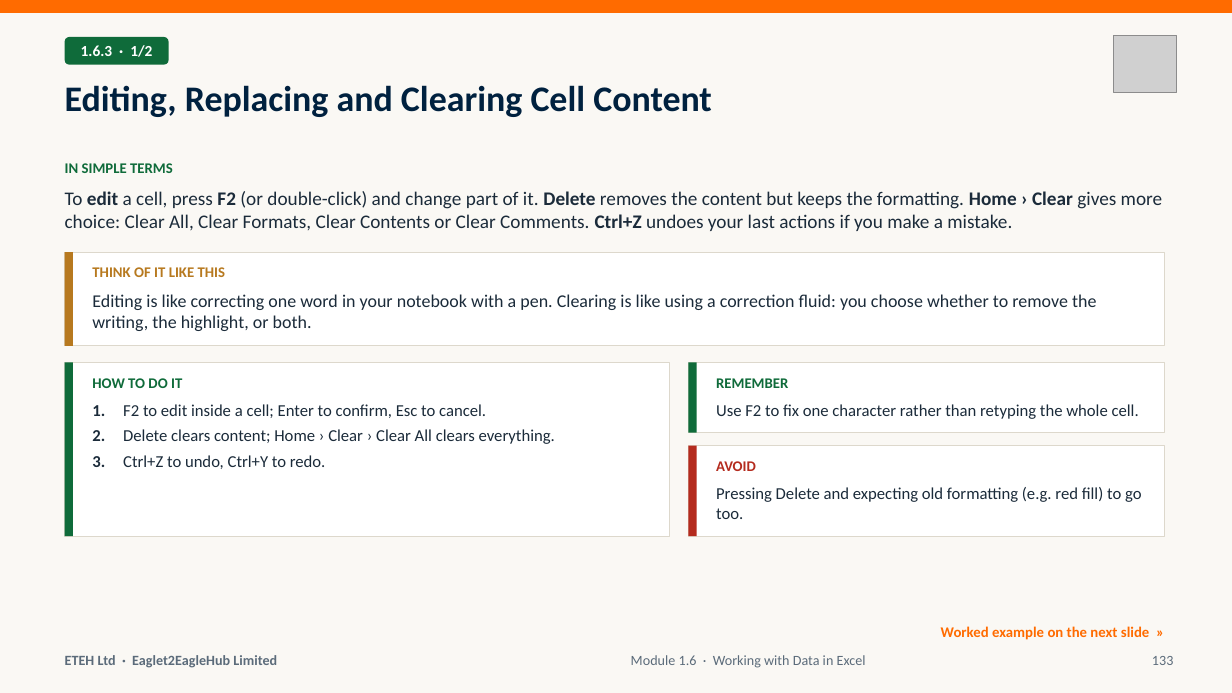
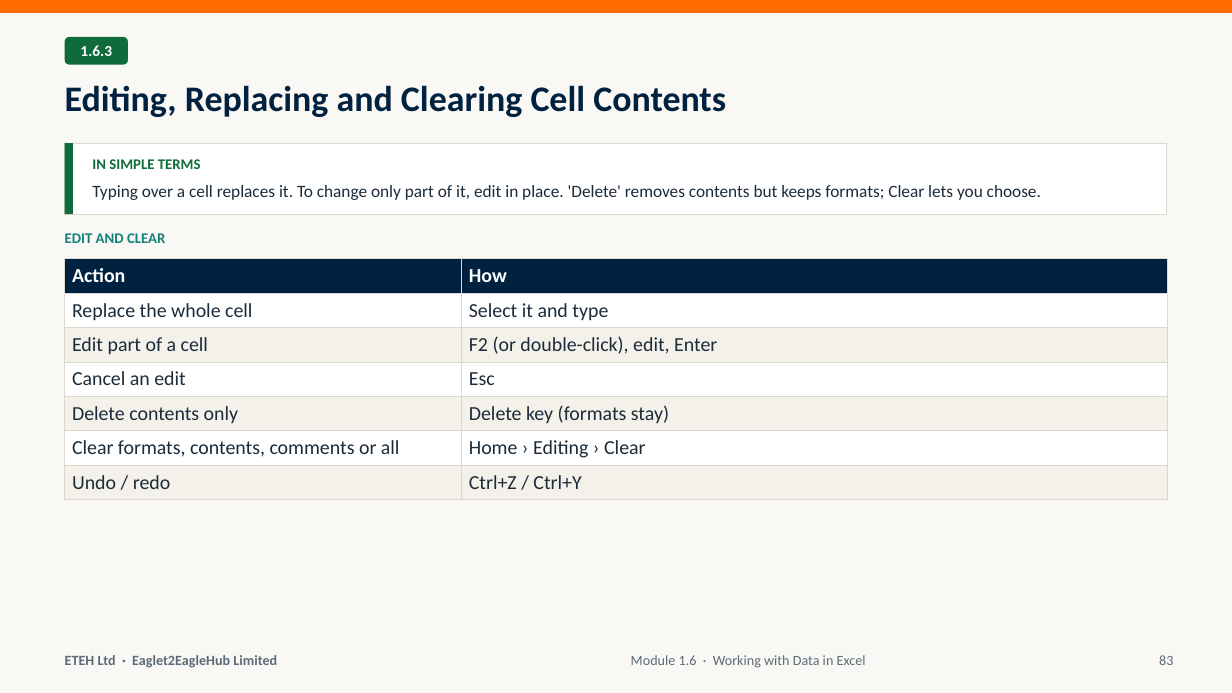
Before and after one commit to MaxiKen/ETEH, a slide deck: slide 83 of ETEH_Bootcamp_Pack/ETEH_Vol1_Week1_Foundations_Slides.pptx (slide 133 before the commit). Drawn at 1232x693 pixels with LibreOffice and Linux fonts; fonts in the diff are those of the drawing; grey boxes stand for pictures. Boxes give left, top, right and bottom in pixels: in the first picture for what was removed or moved away, otherwise in the second. Text is boxed around its words. In the diff, an @@ line names an element or a change of style, - is before the commit and + after.

Commit message:
Edition 3, Week 1: new deck (146 slides), self-contained examples workbook, assignment Function Guide
- Deck rebuilt from the ETEH template: one slide per topic, definition / in simple terms / analogy / example only where needed;
  example tables labelled by table name; workbook introduced once at the start of the week.
- Examples workbook rebuilt (02_sec_w1.py + w1x.py + v3/wb_a|b|c.py): all 111 mini-sections covered with steps,
  worked solutions (live formulas), ~220 exercises with live checks, and an answer key per module.
- Assignment: Function Guide sheet for XLOOKUP, AVERAGEIFS, MINIFS, COUNTIFS, EDATE, TEXT, SUMIFS date window, distinct count.
- Fix: tDirtySales has 335 text dates (116 + 106 + 113), not 113.
- README: Edition 3 section.

```diff
--- a/ETEH_Bootcamp_Pack/ETEH_Vol1_Week1_Foundations_Slides.pptx
+++ b/ETEH_Bootcamp_Pack/ETEH_Vol1_Week1_Foundations_Slides.pptx
@@ rounded rectangle: place and size @@
-rounded rectangle at (65, 37, 168, 65)
+rounded rectangle at (65, 37, 128, 65)
@@ text at (80, 45, 112, 56): text changed @@
-1.6.3 · 1/2
+1.6.3
@@ picture removed at (1114, 35, 1177, 92) @@
@@ title at (65, 85, 726, 117): text changed @@
-Editing, Replacing and Clearing Cell Content
+Editing, Replacing and Clearing Cell Contents
@@ rectangle: place and size @@
-rectangle at (65, 252, 1165, 346)
+rectangle at (65, 143, 1167, 214)
@@ rectangle: place and size @@
-rectangle at (689, 362, 697, 433)
+rectangle at (65, 143, 73, 214)
@@ text "IN SIMPLE TERMS": place and size @@
-text "IN SIMPLE TERMS" at (65, 163, 173, 173)
+text "IN SIMPLE TERMS" at (92, 159, 201, 169)
@@ text at (92, 185, 1041, 200): text changed; size 15 to 13.5 pt @@
-To edit a cell, press F2 (or double-click) and change part of it. Delete removes the content but keeps the formatting. Home › Clear gives more choice: Clear All, Clear Formats, Clear Contents or Clear Comments. Ctrl+Z undoes your last actions if you make a mistake.
+Typing over a cell replaces it. To change only part of it, edit in place. 'Delete' removes contents but keeps formats; Clear lets you choose.
@@ text at (65, 233, 165, 243): text changed; text colour #B7791F to #13807A @@
-THINK OF IT LIKE THIS
+EDIT AND CLEAR
@@ rectangle removed at (65, 252, 73, 346) @@
@@ table added at (65, 259, 1167, 500), 7 rows, 2 columns @@
+Action | How
+Replace the whole cell | Select it and type
+Edit part of a cell | F2 (or double-click), edit, Enter
+Cancel an edit | Esc
+Delete contents only | Delete key (formats stay)
+Clear formats, contents, comments or all | Home › Editing › Clear
+Undo / redo | Ctrl+Z / Ctrl+Y
@@ text removed at (92, 294, 1096, 331) @@
-Editing is like correcting one word in your notebook with a pen. Clearing is like using a correction fluid: you choose whether to remove the writing, the highlight, or both.
@@ rectangle removed at (65, 362, 670, 536) @@
@@ rectangle removed at (65, 362, 73, 536) @@
@@ text removed at (92, 378, 182, 388) @@
-HOW TO DO IT
@@ rectangle removed at (689, 362, 1165, 433) @@
@@ text removed at (716, 378, 788, 388) @@
-REMEMBER
@@ text removed at (92, 404, 555, 469) @@
-1. F2 to edit inside a cell; Enter to confirm, Esc to cancel.
-2. Delete clears content; Home › Clear › Clear All clears everything.
-3. Ctrl+Z to undo, Ctrl+Y to redo.
@@ text removed at (716, 404, 1139, 419) @@
-Use F2 to fix one character rather than retyping the whole cell.
@@ rectangle removed at (689, 445, 1165, 536) @@
@@ rectangle removed at (689, 445, 697, 536) @@
@@ text removed at (716, 461, 756, 471) @@
-AVOID
@@ text removed at (716, 487, 1142, 519) @@
-Pressing Delete and expecting old formatting (e.g. red fill) to go too.
@@ text removed at (941, 626, 1149, 640) @@
-Worked example on the next slide »
@@ text at (1159, 655, 1173, 665): text changed @@
-133
+83
```
Also in this commit, not shown: 13 other slides changed, 132 slides added, 222 slides removed, 20 other files.
